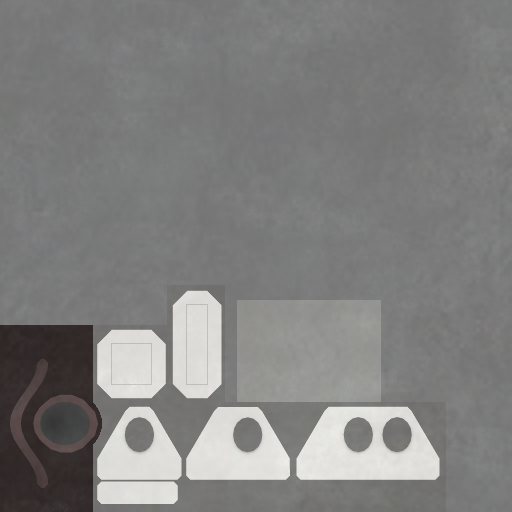
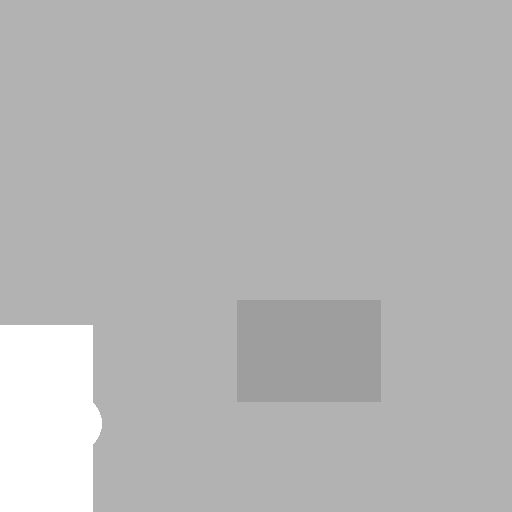
Revision of a layered 512x512 image; what changed, layer by layer:
renamed "MET" to "___MET", showed it, painted on it over [0, 0, 512, 512]
moved "noise" into group "Albedo", painted on it over [0, 0, 512, 512]
"AO": opacity 50% → 75%, moved it into group "Albedo" over [0, 0, 512, 512]
moved "additions" into group "Albedo", painted on it, masked it over [40, 304, 208, 445]
moved "Warstwa" into group "Albedo", painted on it over [0, 285, 446, 512]
